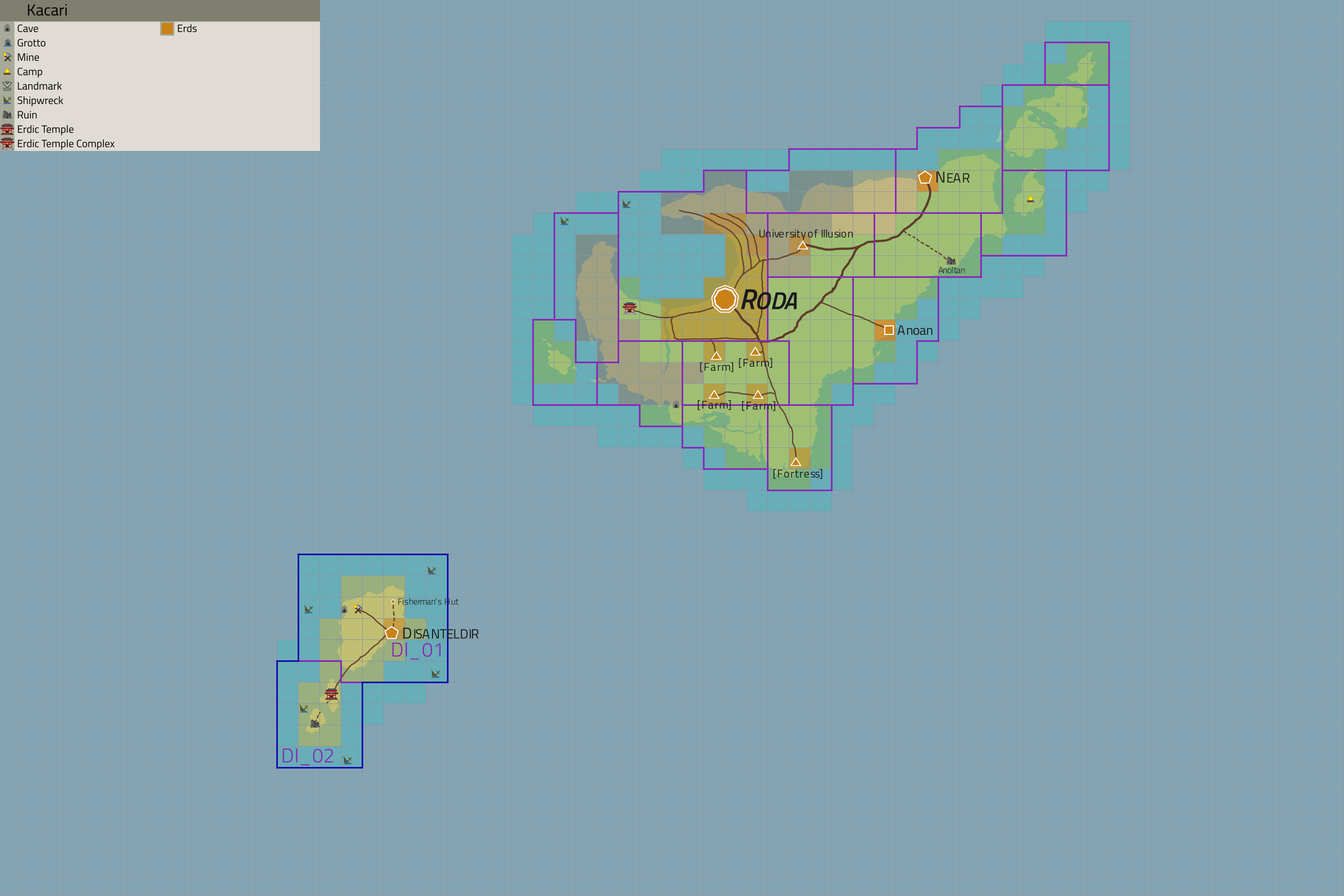
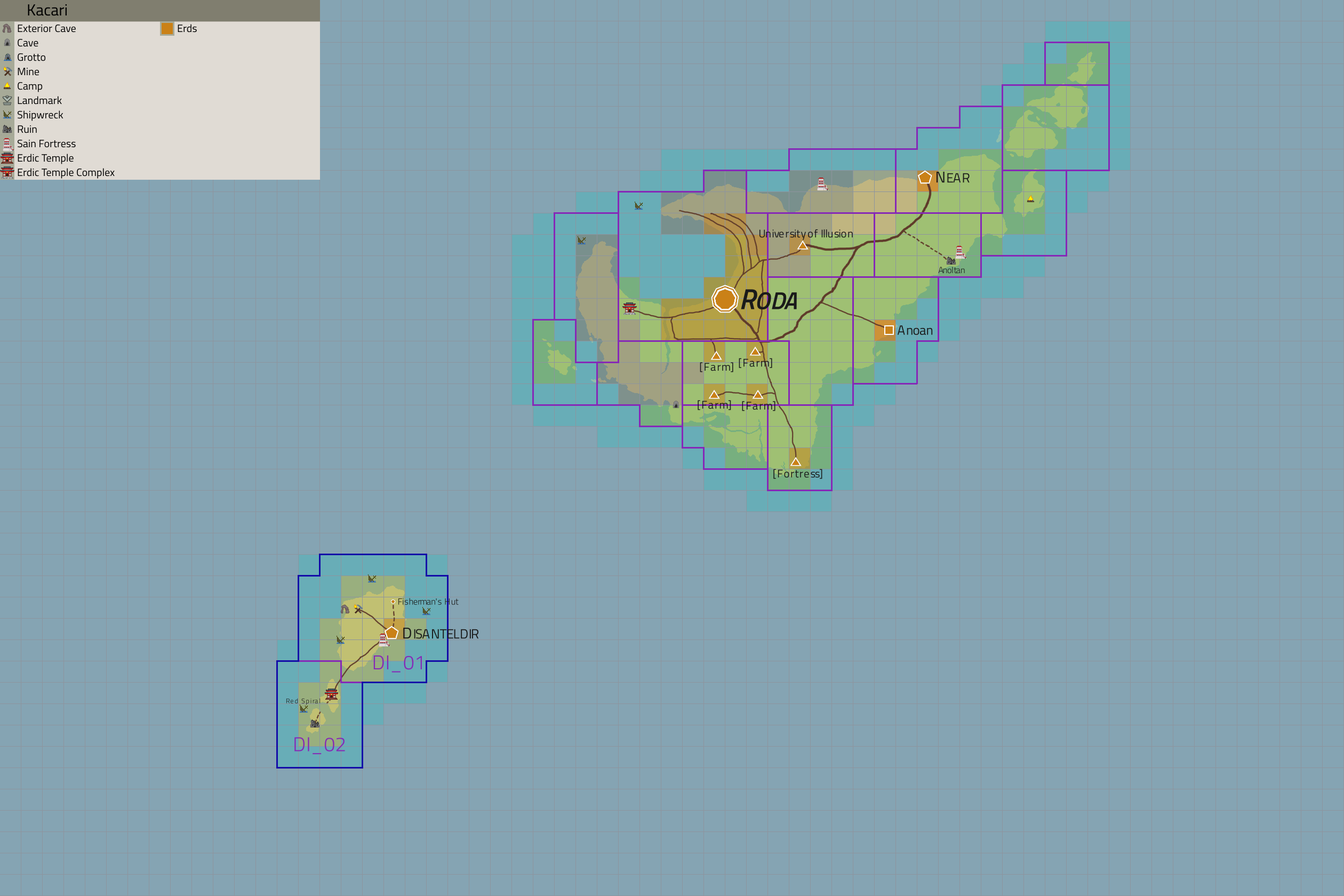
The second 1344x896 image is a revision of the first. Changes to its layers:
painted on "Releases" over (282, 553, 449, 766)
painted on "Claims" over (272, 150, 967, 766)
painted on "PoIs" over (237, 150, 967, 766)
painted on "Settlements" over (335, 177, 967, 675)
painted on "[Temp] Roads" over (307, 170, 956, 751)
painted on "Legend" over (0, 23, 320, 180)
painted on "Factions" over (0, 23, 967, 766)
painted on "Regions" over (0, 23, 967, 766)
painted on "Grid" over (0, 23, 967, 766)
painted on "Landmass" over (272, 150, 967, 751)
painted on "Water" over (0, 23, 967, 766)
